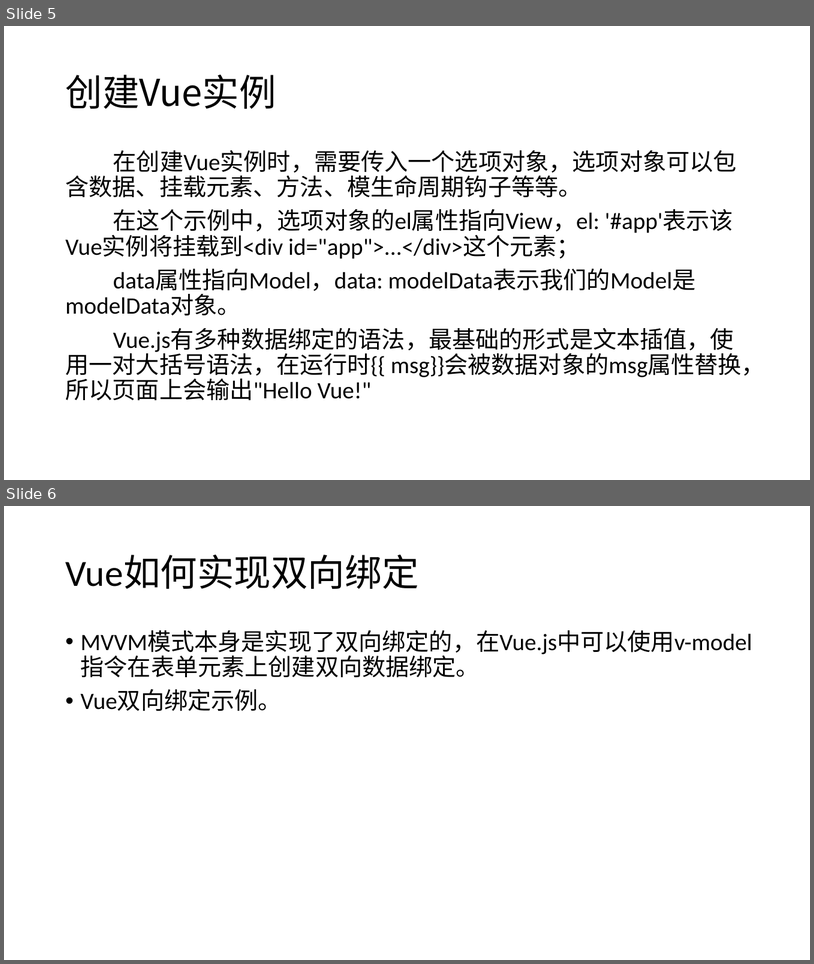
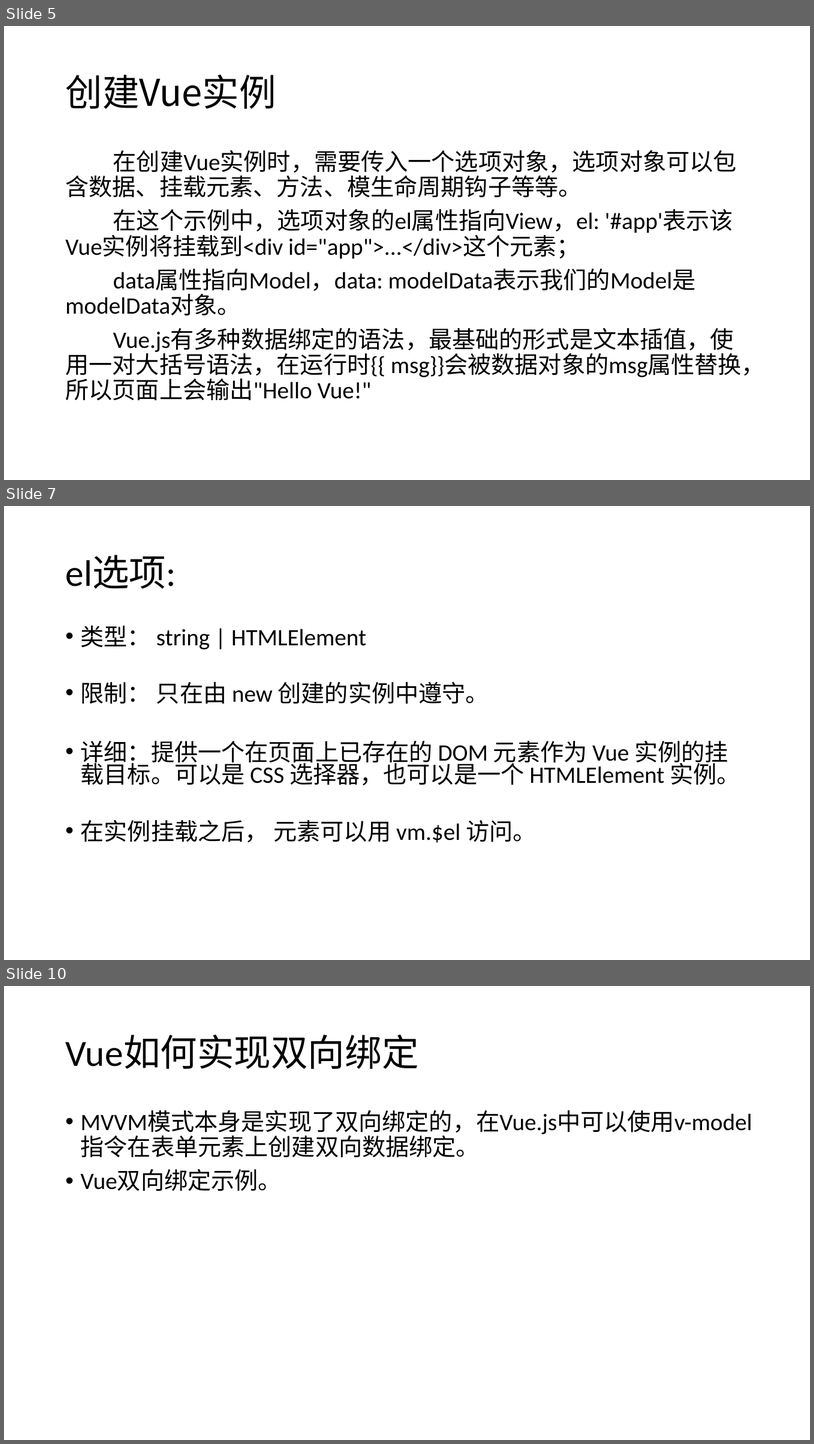
Before and after one commit to YSMJ1994/study, a slide deck: study_Vue/学习Vue.pptx. Shown one above the other, each under a label of ours: slides 5 and 6 before the commit, slides 5, 7 and 10 after it; the slides between them are not shown. The pictures are 814x964 and 814x1444 pixels, drawn with LibreOffice and Linux fonts; fonts in the diff are those of the drawing. Boxes give left, top, right and bottom in pixels: in the first picture for what was removed or moved away, otherwise in the second. Text is boxed around its words. In the diff, an @@ line names an element or a change of style, - is before the commit and + after.

```diff
--- a/study_Vue/学习Vue.pptx
+++ b/study_Vue/学习Vue.pptx
@@ slide 7 added at [4, 506, 810, 960], background #FFFFFF @@
@@ title added at [65, 555, 176, 589], 44 pt, text #000000 @@
+el选项:
@@ text added at [81, 625, 740, 843], 28 pt, text #000000 @@
+• 类型： string | HTMLElement
+• 限制： 只在由 new 创建的实例中遵守。
+• 详细：提供一个在页面上已存在的 DOM 元素作为 Vue 实例的挂载目标。可以是 CSS 选择器，也可以是一个 HTMLElement 实例。
+• 在实例挂载之后， 元素可以用 vm.$el 访问。
@@ what was slide 6 is now slide 10 @@
```
Also in this commit, not shown: 2 slides changed, 13 other slides added, 9 other files.
